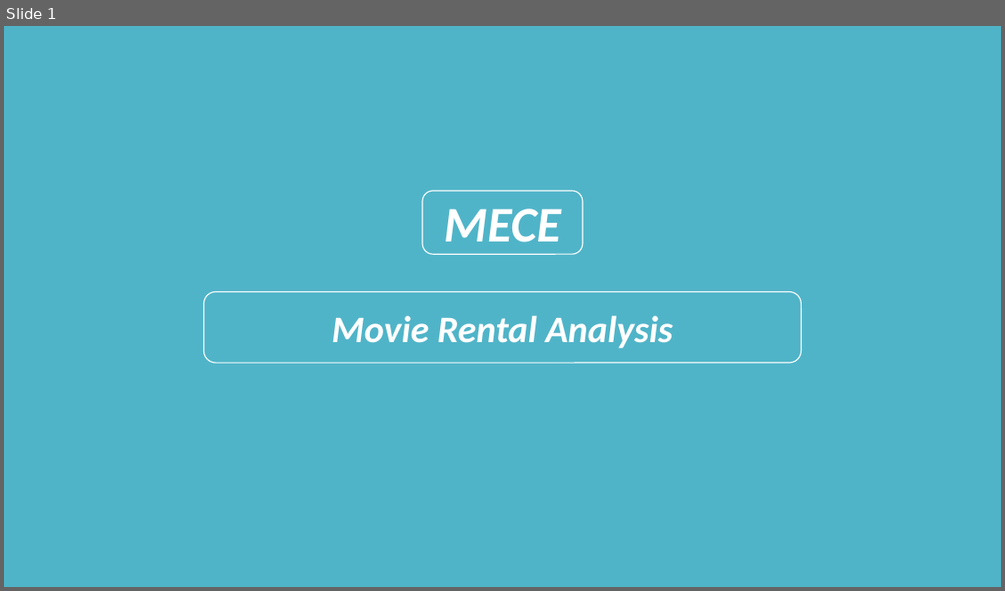
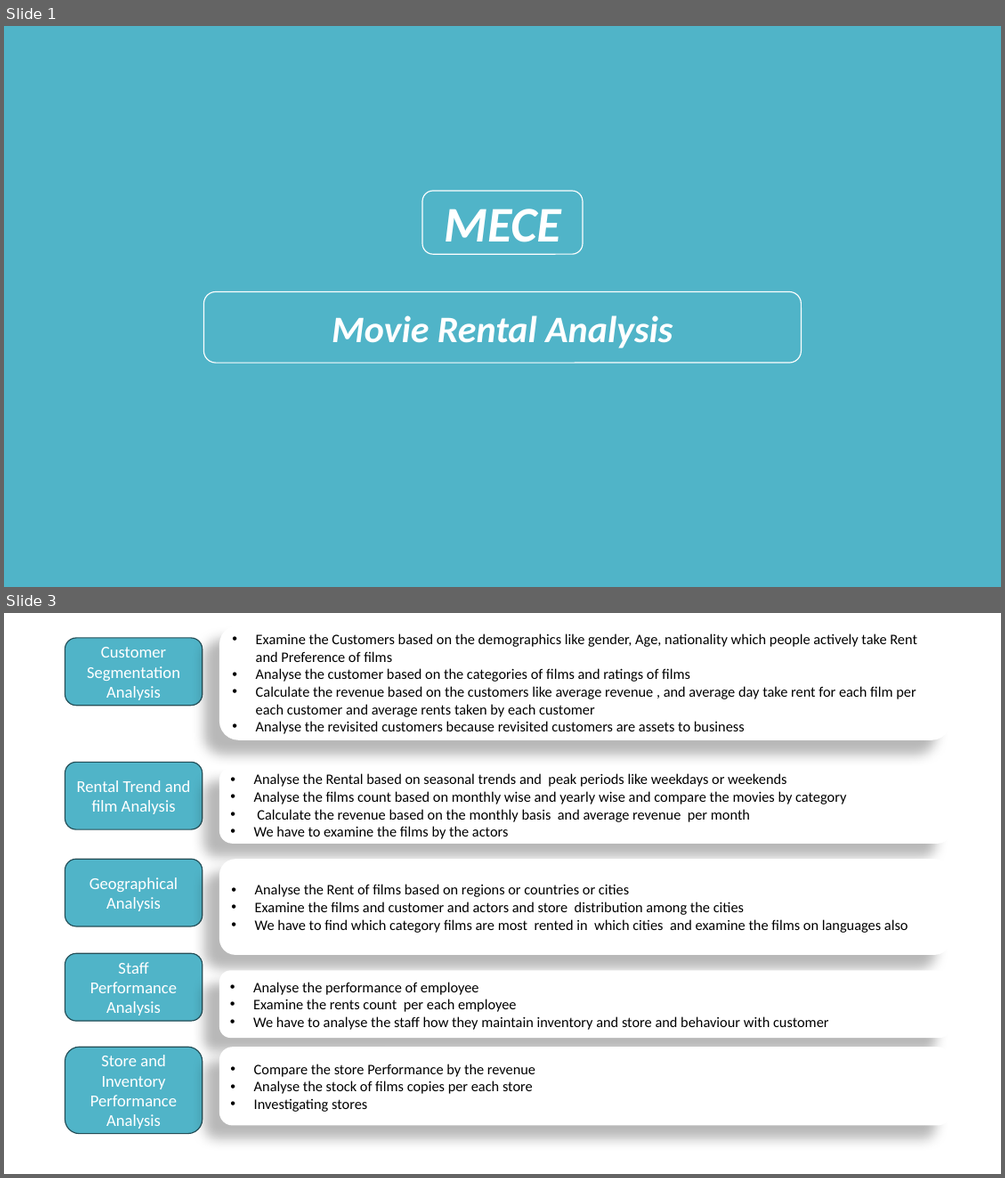
Before and after one commit to Naveenkumar9959/Movie-Rental-Analysis, a slide deck: MECE.pptx. Shown one above the other, each under a label of ours: slide 1 before the commit, slides 1 and 3 after it; the slides between them are not shown. The pictures are 1005x591 and 1005x1178 pixels, drawn with LibreOffice and Linux fonts; fonts in the diff are those of the drawing. Boxes give left, top, right and bottom in pixels: in the first picture for what was removed or moved away, otherwise in the second. Text is boxed around its words. In the diff, an @@ line names an element or a change of style, - is before the commit and + after.

```diff
--- a/MECE.pptx
+++ b/MECE.pptx
@@ slide 3 added at box(4, 613, 1001, 1174), background #FFFFFF @@
@@ rounded rectangle added at box(65, 638, 202, 705), fill #50B4C8, outline #234F58 1 pt, 16 pt, text #FFFFFF @@
+Customer Segmentation Analysis
@@ rounded rectangle added at box(219, 625, 951, 740), fill #FFFFFF, 14 pt, text #000000 @@
+• Examine the Customers based on the demographics like gender, Age, nationality which people actively take Rent and Preference of films
+• Analyse the customer based on the categories of films and ratings of films
+• Calculate the revenue based on the customers like average revenue , and average day take rent for each film per each customer and average rents taken by each customer
+• Analyse the revisited customers because revisited customers are assets to business
@@ rounded rectangle added at box(65, 762, 202, 829), fill #50B4C8, outline #234F58 1 pt, 16 pt, text #FFFFFF @@
+Rental Trend and film Analysis
@@ rounded rectangle added at box(219, 767, 951, 844), fill #FFFFFF, 14 pt, text #000000 @@
+• Analyse the Rental based on seasonal trends and peak periods like weekdays or weekends
+• Analyse the films count based on monthly wise and yearly wise and compare the movies by category
+• Calculate the revenue based on the monthly basis and average revenue per month
+• We have to examine the films by the actors
@@ rounded rectangle added at box(65, 859, 202, 926), fill #50B4C8, outline #234F58 1 pt, 16 pt, text #FFFFFF @@
+Geographical Analysis
@@ rounded rectangle added at box(219, 859, 951, 955), fill #FFFFFF, 14 pt, text #000000 @@
+• Analyse the Rent of films based on regions or countries or cities
+• Examine the films and customer and actors and store distribution among the cities
+• We have to find which category films are most rented in which cities and examine the films on languages also
@@ rounded rectangle added at box(65, 953, 202, 1021), fill #50B4C8, outline #234F58 1 pt, 16 pt, text #FFFFFF @@
+Staff Performance Analysis
@@ rounded rectangle added at box(219, 971, 951, 1038), fill #FFFFFF, 14 pt, text #000000 @@
+• Analyse the performance of employee
+• Examine the rents count per each employee
+• We have to analyse the staff how they maintain inventory and store and behaviour with customer
@@ rounded rectangle added at box(65, 1046, 202, 1134), fill #50B4C8, outline #234F58 1 pt, 16 pt, text #FFFFFF @@
+Store and Inventory Performance Analysis
@@ rounded rectangle added at box(219, 1046, 951, 1126), fill #FFFFFF, 14 pt, text #000000 @@
+• Compare the store Performance by the revenue
+• Analyse the stock of films copies per each store
+• Investigating stores
```
Also in this commit, not shown: 1 slide changed.
